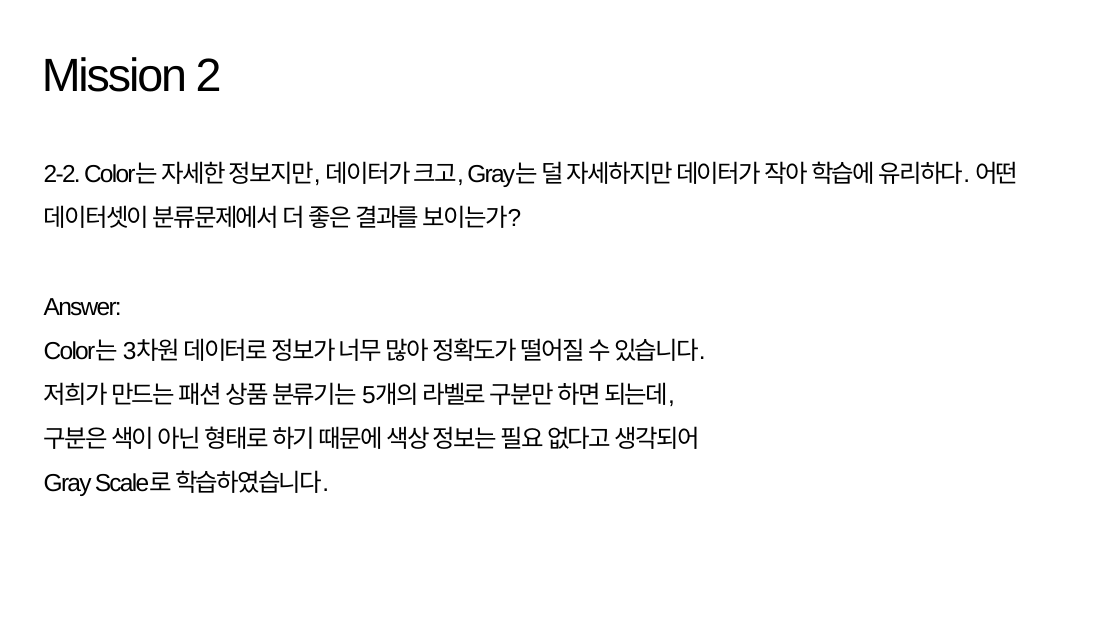
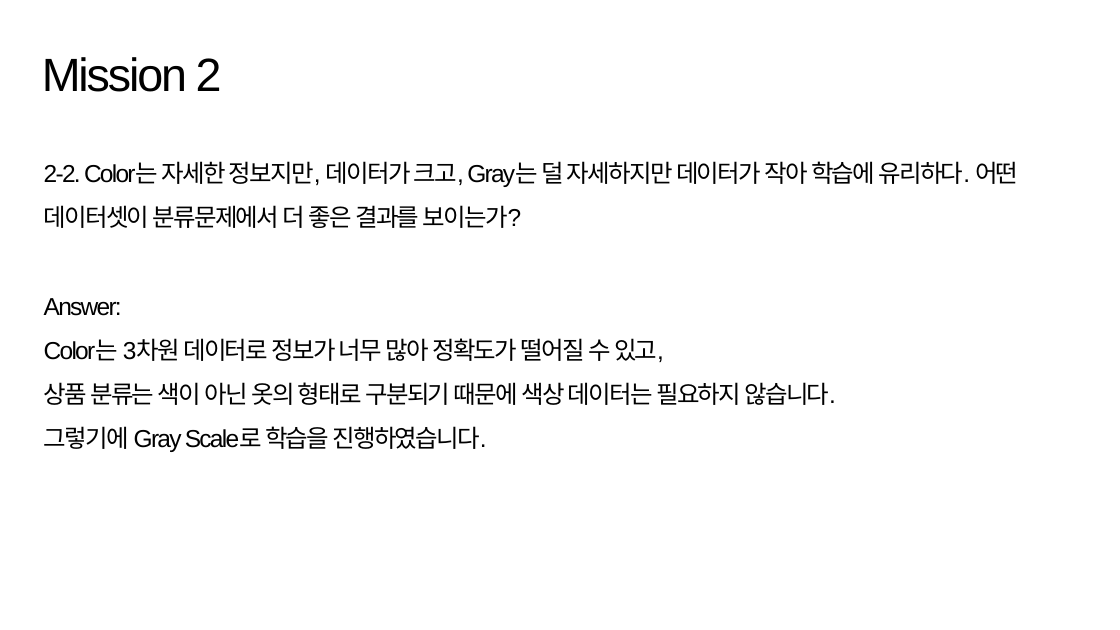
Before and after one commit to suk-6/22-dcc, a slide deck: slide 10 of 춘식이 발표자료.pptx (slide 9 before the commit). Drawn at 1120x630 pixels with LibreOffice and Linux fonts; fonts in the diff are those of the drawing; background and template pictures are left out. Boxes give left, top, right and bottom in pixels: in the first picture for what was removed or moved away, otherwise in the second. Text is boxed around its words. In the diff, an @@ line names an element or a change of style, - is before the commit and + after.

Commit message:
Update PPT

```diff
--- a/춘식이 발표자료.pptx
+++ b/춘식이 발표자료.pptx
@@ text at <box>44,338,836,452</box>: text changed @@
-Color는 3차원 데이터로 정보가 너무 많아 정확도가 떨어질 수 있습니다.
-저희가 만드는 패션 상품 분류기는 5개의 라벨로 구분만 하면 되는데,
-구분은 색이 아닌 형태로 하기 때문에 색상 정보는 필요 없다고 생각되어
-Gray Scale로 학습하였습니다.
+Color는 3차원 데이터로 정보가 너무 많아 정확도가 떨어질 수 있고,
+상품 분류는 색이 아닌 옷의 형태로 구분되기 때문에 색상 데이터는 필요하지 않습니다.
+그렇기에 Gray Scale로 학습을 진행하였습니다.
```
Also in this commit, not shown: 1 slide added, 4 other files.
